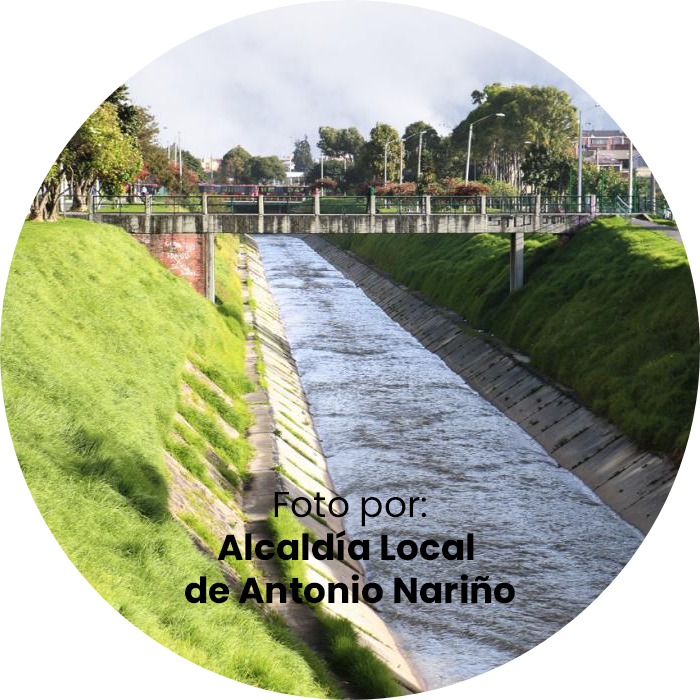
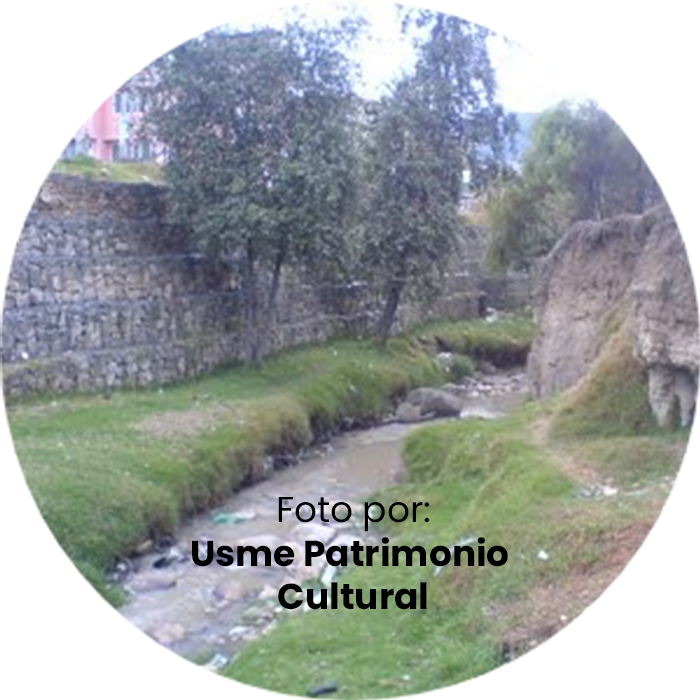
Layer changes from the first 700 x 700 image to the second:
renamed "Foto por: Alcaldía Local de Antonio Nariño" to "Foto por: Usme Patrimonio Cultural", painted on it over [185, 492, 515, 610]
removed layer "Layer 1" over [0, 0, 700, 700]
added layer "photo3a" over [0, 0, 700, 700]
